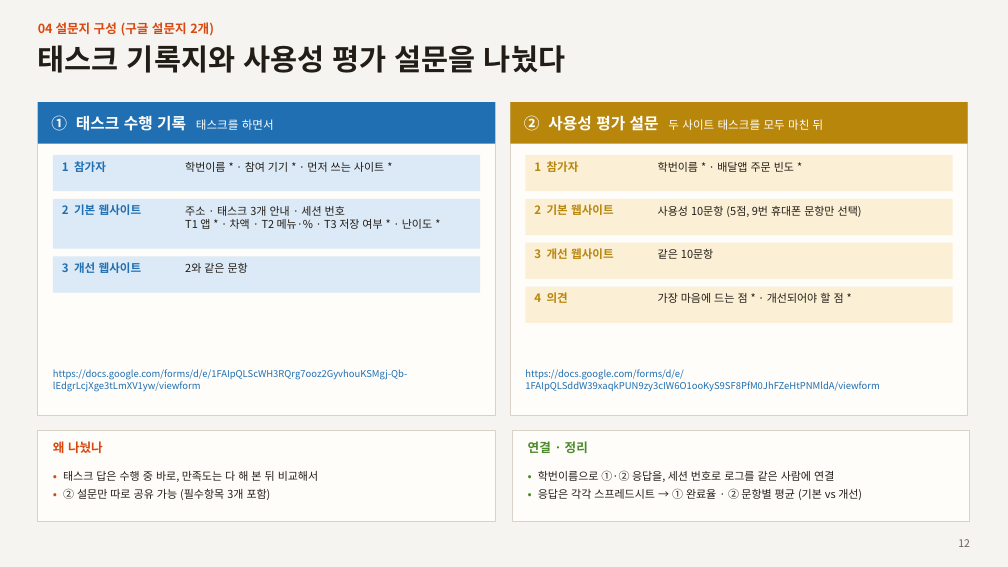
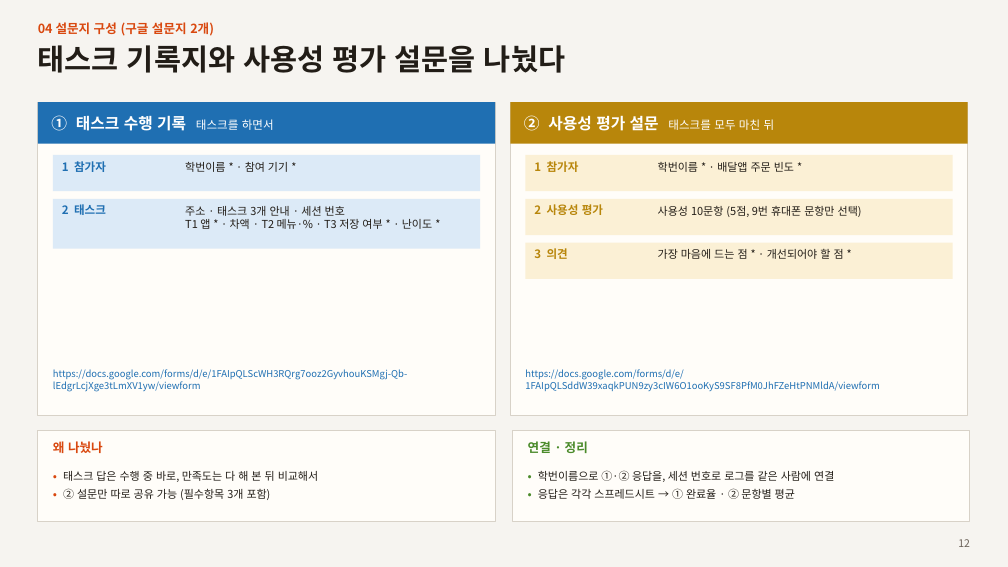
Before and after one commit to rhsiddlrnl/price-gap, a slide deck: slide 12 of 테스트계획_발표자료.pptx. Drawn at 1008x567 pixels with LibreOffice and Linux fonts; fonts in the diff are those of the drawing. Boxes give left, top, right and bottom in pixels: in the first picture for what was removed or moved away, otherwise in the second. Text is boxed around its words. In the diff, an @@ line names an element or a change of style, - is before the commit and + after.

Commit message:
테스트계획 발표자료: 기본/개선 비교 대신 최신 사이트 하나로 테스트
- 3쪽 : '기본 vs 개선' 표 → 테스트 대상 화면 3개(가격 비교 · 차액 랭킹 · 배달가 입력) + 확인할 것 + 태스크·요구
- 2·4·5쪽 : 순서 효과 상쇄 · 사이트별 진행 삭제, 참가자마다 DB 초기화 · 새 시크릿 창
- 6~8쪽 : 로그 지표를 사이트 비교 대신 태스크별 결과 · 목표 시간 기준으로, I열 = 참가자 번호
- 10~13쪽 : 설문지 구성을 사이트 1개 기준으로, 진행 순서 1인 약 15분
- 발표자 노트도 같은 내용으로 수정

```diff
--- a/테스트계획_발표자료.pptx
+++ b/테스트계획_발표자료.pptx
@@ text in rectangle at (524, 115, 775, 131): text changed @@
-② 사용성 평가 설문 두 사이트 태스크를 모두 마친 뒤
+② 사용성 평가 설문 태스크를 모두 마친 뒤
@@ text at (185, 162, 288, 172): text changed @@
-학번이름 * · 참여 기기 * · 먼저 쓰는 사이트 *
+학번이름 * · 참여 기기 *
@@ text at (62, 204, 106, 215): text changed @@
-2 기본 웹사이트
+2 태스크
@@ text at (534, 204, 603, 215): text changed @@
-2 기본 웹사이트
+2 사용성 평가
@@ rectangle removed at (53, 256, 480, 293) @@
@@ text removed at (62, 262, 142, 273) @@
-3 개선 웹사이트
@@ text removed at (185, 263, 248, 273) @@
-2와 같은 문항
@@ text at (534, 248, 568, 259): text changed @@
-3 개선 웹사이트
+3 의견
@@ text "가장 마음에 드는 점 * ...": place and size @@
-text "가장 마음에 드는 점 * ..." at (658, 293, 844, 303)
+text "가장 마음에 드는 점 * ..." at (658, 249, 844, 259)
@@ text removed at (658, 249, 713, 259) @@
-같은 10문항
@@ rectangle removed at (526, 287, 953, 323) @@
@@ text removed at (534, 292, 568, 303) @@
-4 의견
@@ text at (538, 488, 795, 499): text changed @@
-• 응답은 각각 스프레드시트 → ① 완료율 · ② 문항별 평균 (기본 vs 개선)
+• 응답은 각각 스프레드시트 → ① 완료율 · ② 문항별 평균
```
Also in this commit, not shown: 10 other slides changed, 1 other file.
